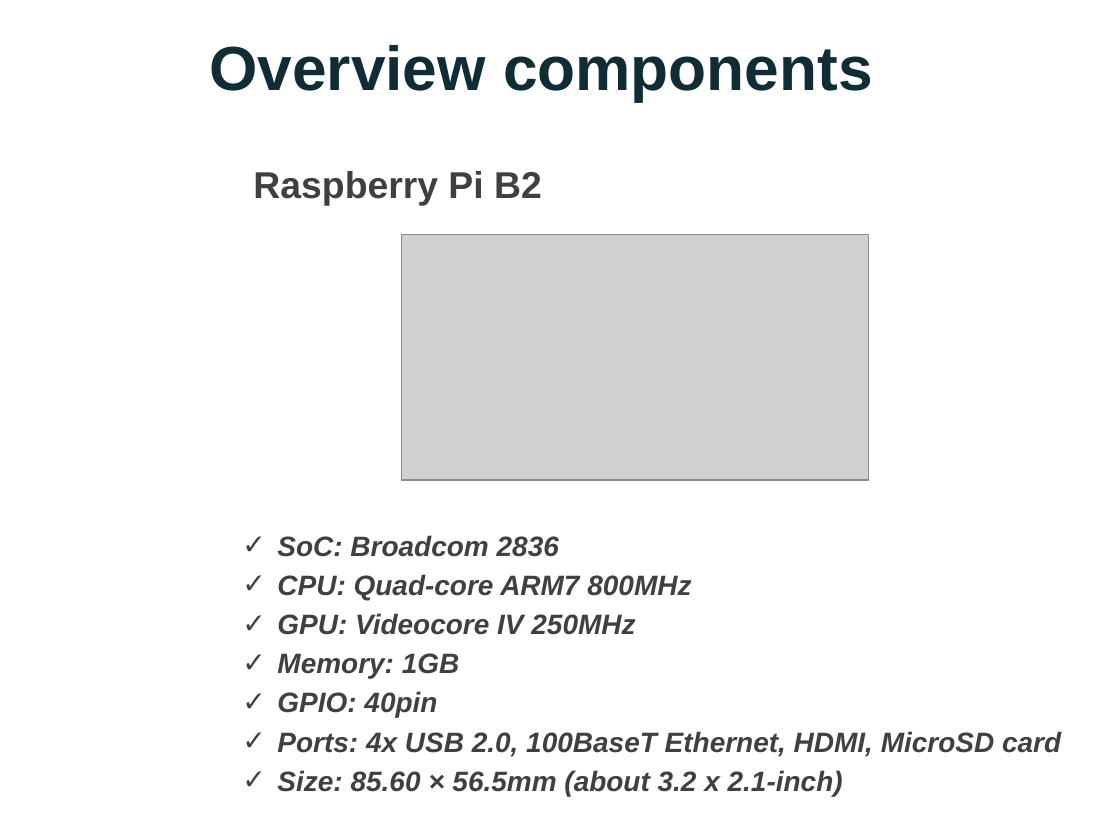
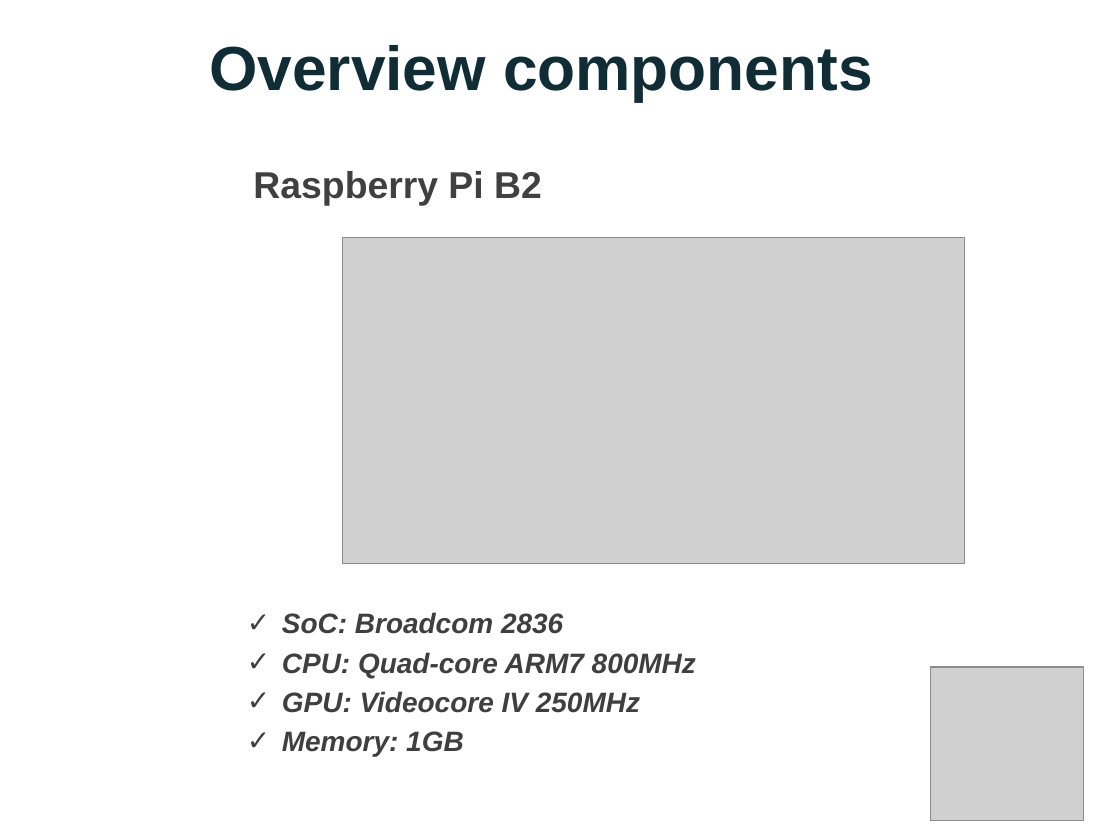
Before and after one commit to nicknguyen071093/CapstoneProject, a slide deck: slide 8 of Thuyettrinh/PPGroup 5.pptx (slide 7 before the commit). Drawn at 1120x840 pixels with LibreOffice and Linux fonts; fonts in the diff are those of the drawing; grey boxes stand for pictures; background and template pictures are left out. Boxes give left, top, right and bottom in pixels: in the first picture for what was removed or moved away, otherwise in the second. Text is boxed around its words. In the diff, an @@ line names an element or a change of style, - is before the commit and + after.

```diff
--- a/Thuyettrinh/PPGroup 5.pptx
+++ b/Thuyettrinh/PPGroup 5.pptx
@@ picture: place and size @@
-picture at box(401, 235, 868, 480)
+picture at box(343, 237, 964, 563)
@@ text "SoC: Broadcom 2836": place and size @@
-text "SoC: Broadcom 2836" at box(277, 535, 1061, 796)
+text "SoC: Broadcom 2836" at box(282, 612, 696, 756)
@@ text "SoC: Broadcom 2836" at box(282, 612, 696, 756): text colour #404040 to #3F3F3F; less space between paragraphs @@
@@ picture added at box(931, 666, 1084, 820) @@
@@ text at box(277, 691, 1061, 796): paragraphs removed @@
-✓ GPIO: 40pin
-✓ Ports: 4x USB 2.0, 100BaseT Ethernet, HDMI, MicroSD card
-✓ Size: 85.60 × 56.5mm (about 3.2 x 2.1-inch)
```
Also in this commit, not shown: 9 other slides changed, 12 slides added, 9 slides removed.
